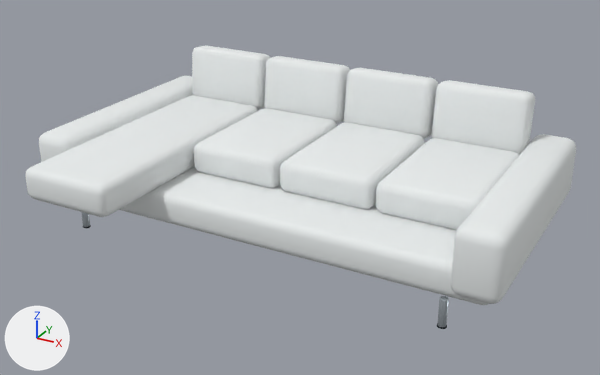
Renders of the glTF model public/models/furniture/left-chaise-sectional.glb from each side of a commit.
Rendered twice from a 50 mm camera at (2.2, -3.89, 2.26) aimed at (0.07, -0.01, 0.33). The lights are fixed; the arrows at lower left show +X, +Y and +Z. The first picture is the older version.

Names of what the first picture shows: 'left-chaise-sectional'.
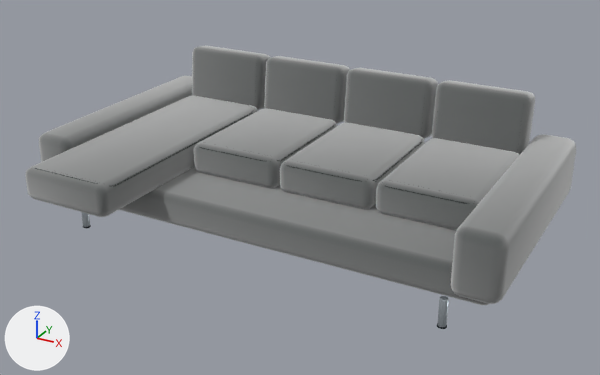
Location of each change, [x1, y1, x2, y2] in pixels of the pictures (600 x 375 px):
'left-chaise-sectional', surface changed (white to grey)
    both: [25, 46, 576, 305]

Patch to the scene script:
```diff
--- a/public/models/furniture/left-chaise-sectional.glb.py
+++ b/public/models/furniture/left-chaise-sectional.glb.py
@@ img_material_twill_color @@
+img_material_twill_color = load_image('material-twill-color', '_unpacked/material-twill-color', 1024, 1024, 'sRGB')
@@ img_material_twill_normal @@
+img_material_twill_normal = load_image('material-twill-normal', '_unpacked/material-twill-normal', 1024, 1024, 'Non-Color')
@@ img_material_twill_orm @@
+img_material_twill_orm = load_image('material-twill-orm', '_unpacked/material-twill-orm', 1024, 1024, 'Non-Color')
@@ mat_upholstery_textured @@
 mat_upholstery_textured = bpy.data.materials.new('upholstery-textured')
-# nodes: BsdfPrincipled, OutputMaterial
-# colours: white #e8ecec
+# nodes: BsdfPrincipled, Mix, NormalMap, OutputMaterial, SeparateColor, TexImage x3
+# colours: dark grey #303b39
+# uses the picture img_material_twill_color
+# uses the picture img_material_twill_normal
+# uses the picture img_material_twill_orm
```
